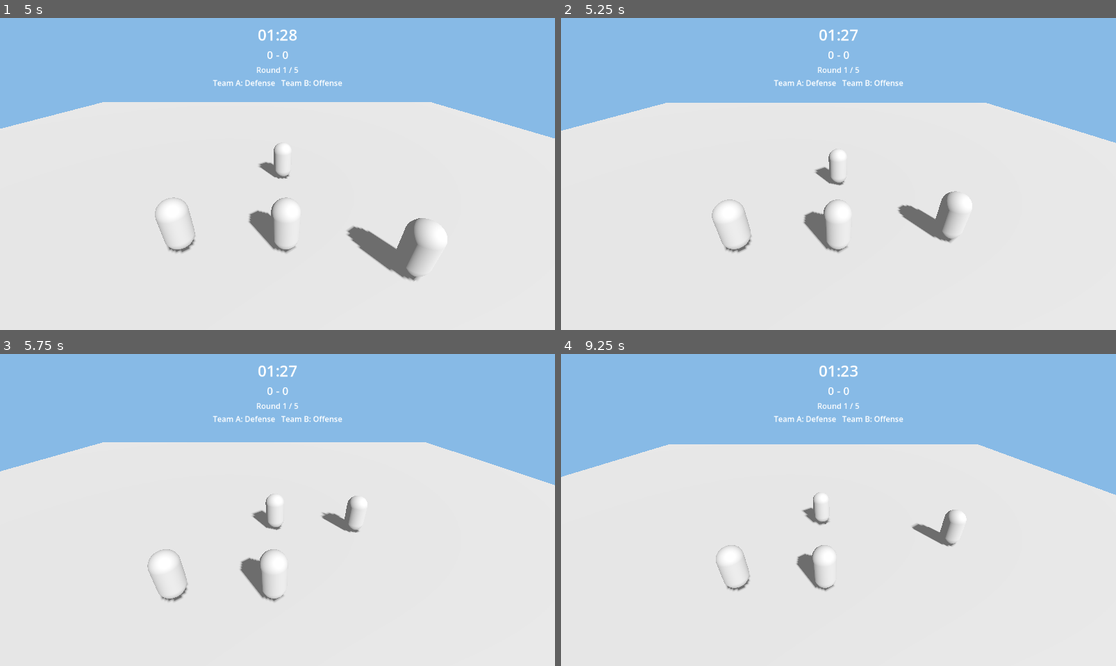
Above: before the commit, frames 1-4 (two rows, left to right).
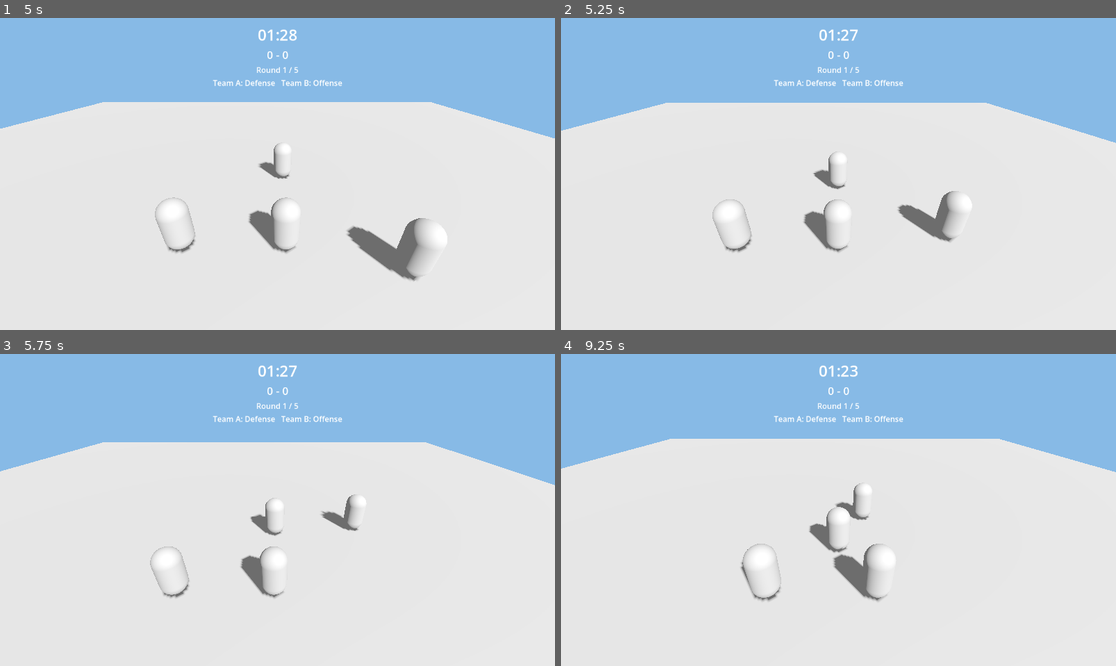
Above: after the commit, the same moments.

Repository: DOST-GameDEV/DOST-GameDev
Game: Godot game, scene res://scenes/ui/MainMenu.tscn
Same seed, same stepped clock (60 frames per second), same inputs: the game is played once before the commit and once after it.
Inputs (mouse positions are in pixels of both pictures, inside the frame that each line leads up to):
- Up to frame 1 (5 s): click "Start" at 0.5 s; click (266, 202) at 1.27 s; type "12" at 1.35 s; click "Local Match (single PC)" at 2 s; tap Enter (bump_p2) at 2.75, 3.6 s; hold D (move_right_p1) 2.78-3.53 s; tap Space (bump_p1) at 2.85 s; hold S (move_down_p1) 3.53-4.28 s; hold D (move_right_p1) from 4.28 s (still down); tap Ctrl (guard_dash_p2) at 4.35 s
- Up to frame 2 (5.25 s): release D (move_right_p1) at 5.03 s; hold W (move_up_p1) from 5.03 s (still down); tap Down (move_down_p2) at 5.1 s
- Up to frame 3 (5.75 s): keep holding W (move_up_p1)
- Up to frame 4 (9.25 s): release W (move_up_p1) at 5.78 s; hold A (move_left_p1) 5.78-7.28 s; tap one key every 0.75 s from 5.85 s: Left (move_left_p2) Right (move_right_p2) Up (move_up_p2) Q (special_ability_p1) Shift (special_ability_p2); hold S (move_down_p1) 7.28-8.03 s; hold D (move_right_p1) 8.03-8.78 s; hold W (move_up_p1) from 8.78 s (still down)

Frame 1 is identical in both runs. In frame 2, 0.2% of the frame differs, in the area x 27-71%, y 41-76%; in frame 3, 0.8%; in frame 4, 5.5%, in the area x 0-100%, y 27-80%.

Commit message:
Fix B-12: frame-step friction and a frame-late ability activation
move_toward(velocity, 0, SPEED) used SPEED as an absolute per-tick step
with no delta, making deceleration framerate-dependent and effectively
instant, and collapsing Flick Dash's velocity boost in about 3 frames
instead of covering distance. Add a FRICTION constant used with delta.
Also move the special_ability activation check to run before
move_and_slide() instead of after, so a velocity-setting ability like
Flick Dash applies the same physics tick it's pressed in.

Diff:
--- a/scripts/characters/character_base.gd
+++ b/scripts/characters/character_base.gd
@@ -10,6 +10,13 @@
 ## it lives in its own decoupled system so Option A vs Option B can be swapped freely.
 
 const SPEED: float = 6.0
+## B-12: deceleration when there's no movement input, in units/sec² — separate
+## from SPEED because the old code reused SPEED itself as a per-tick
+## move_toward() step with no `delta`, which was an effectively-instant stop
+## every physics tick regardless of framerate (no momentum), and made a
+## velocity boost like Flick Dash's decay away in about 3 frames instead of
+## actually covering distance.
+const FRICTION: float = 30.0
 const GRAVITY: float = 20.0
 const BUMP_STAGGER_TIME: float = 0.25
 ## GDD Section 3, Option B: ~2s window to self-right before a Tsinelas can seal a
@@ -163,8 +170,8 @@
 			pass # awaiting round reset / respawn logic
 
 	if state in [State.STAGGERED, State.DOWNED, State.SEALED]:
-		velocity.x = move_toward(velocity.x, 0, SPEED)
-		velocity.z = move_toward(velocity.z, 0, SPEED)
+		velocity.x = move_toward(velocity.x, 0, FRICTION * delta)
+		velocity.z = move_toward(velocity.z, 0, FRICTION * delta)
 		move_and_slide()
 		return
 
@@ -185,12 +192,15 @@
 		# fired toward world -Z regardless of which way the player was moving.
 		look_at(global_position + direction, Vector3.UP)
 	else:
-		velocity.x = move_toward(velocity.x, 0, SPEED)
-		velocity.z = move_toward(velocity.z, 0, SPEED)
-
-	move_and_slide()
+		velocity.x = move_toward(velocity.x, 0, FRICTION * delta)
+		velocity.z = move_toward(velocity.z, 0, FRICTION * delta)
 
 	if Input.is_action_just_pressed(_action("special_ability")) and ability:
+		# B-12: this used to run AFTER move_and_slide(), so an ability that sets
+		# velocity directly (Flick Dash's dash burst) applied a full physics
+		# frame late. Moved above move_and_slide() so a velocity change this
+		# tick actually takes effect this tick.
+		#
 		# Same pattern as the bump RPC above: activate locally (so a client sees
 		# its own cosmetic hitbox/movement effect immediately, e.g. Flick Dash's
 		# velocity kick), and — since hitbox resolution only ever runs on the
@@ -201,6 +211,8 @@
 		ability.activate(self)
 		if NetworkManager.is_networked() and not NetworkManager.is_host():
 			_rpc_notify_ability_activate.rpc_id(1)
+
+	move_and_slide()
 
 ## Called on this character when it's hit by an opponent's Hitbox (see hitbox.gd).
 func apply_stagger(duration: float = BUMP_STAGGER_TIME) -> void:
Not shown, changed: docs/Dev_Plan.md
Not shown, changed: docs/Handoff.md
